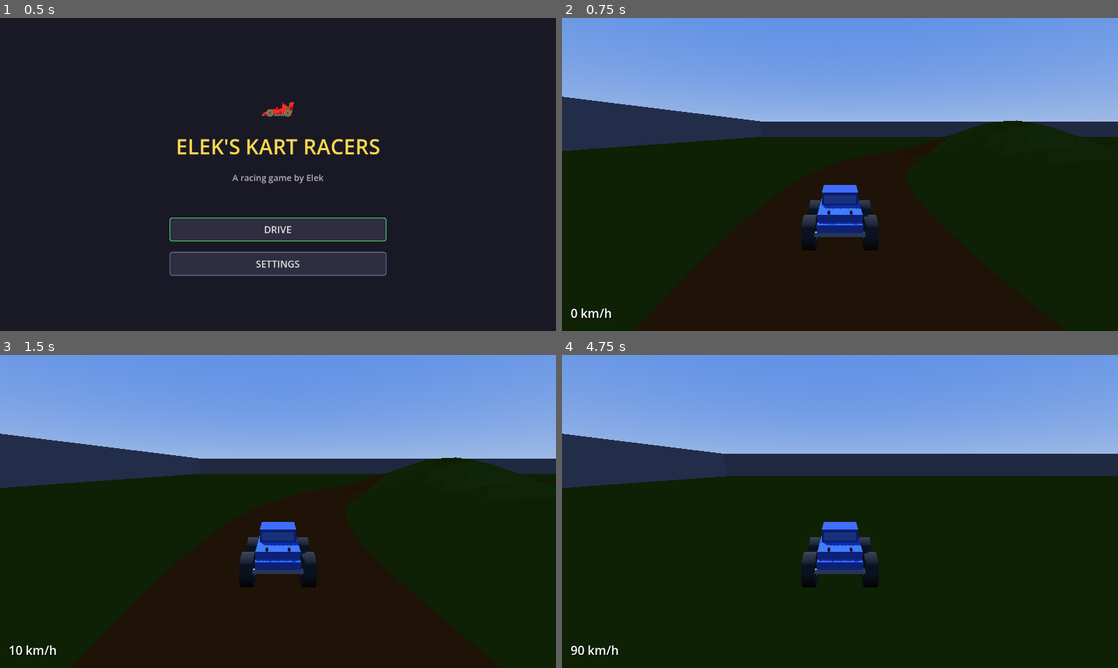
Above: before the commit, frames 1-4 (two rows, left to right).
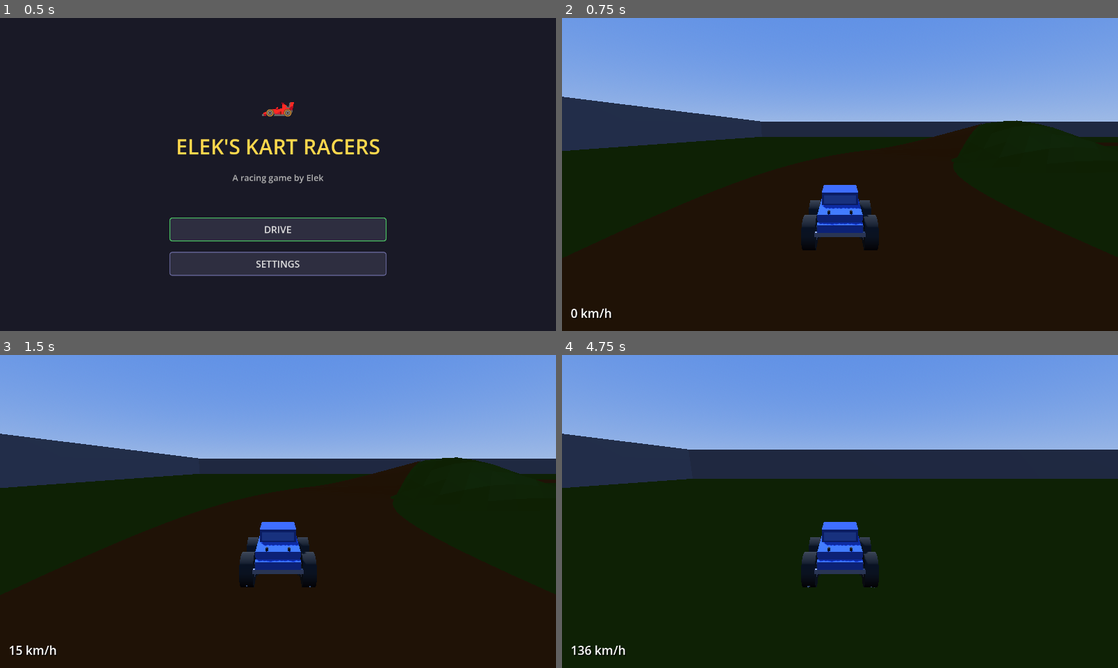
Above: after the commit, the same moments.

Repository: withdoron/Elek-games
Game: Godot game, scene res://node_3d.tscn
Two runs of this game, one before a commit and one after it. Both use one fixed random seed, a clock stepped at 60 frames per second and the inputs below.
Inputs (mouse positions are in pixels of both pictures, inside the frame that each line leads up to):
- Up to frame 1 (0.5 s): no input
- Up to frame 2 (0.75 s): click "DRIVE" at 0.5 s
- Up to frame 3 (1.5 s): tap Enter at 1.25 s; move the mouse to (305, 511) at 1.27 s; hold W (accelerate) from 1.28 s (still down); click (305, 511) at 1.42 s
- Up to frame 4 (4.75 s): keep holding W (accelerate); move the mouse to (812, 511) at 2.02 s; move the mouse to (851, 505) at 2.77 s; move the mouse to (834, 517) at 3.52 s; click (834, 517) at 3.67 s; move the mouse to (878, 514) at 4.27 s

Frame 1 is identical in both runs. In frame 2, less than 0.1% of the frame differs, in the area x 67-76%, y 33-38%; in frame 3, 0.1%; in frame 4, 1.8%, in the area x 1-100%, y 30-96%.

Commit message:
wider road, faster truck, dirt kick-up particles
- Road doubled to 24 units wide, road_lift increased to 0.15
- Speed defaults up 50%: max 38, accel 22, brake 30, reverse 12
- Slider ranges expanded to match new defaults
- CPUParticles3D behind each rear wheel: brown dirt spray
  proportional to speed — more particles and velocity at higher speed
- Particles fade from brown to transparent, affected by gravity

Co-Authored-By: Claude Opus 4.6 (1M context) <noreply@anthropic.com>

Diff:
--- a/kart-racers/scripts/main_setup.gd
+++ b/kart-racers/scripts/main_setup.gd
@@ -19,7 +19,7 @@
 # Oval road parameters
 const OVAL_RX = 120.0  # X radius
 const OVAL_RZ = 80.0   # Z radius
-const ROAD_WIDTH = 12.0
+const ROAD_WIDTH = 24.0
 const ROAD_SEGMENTS = 300
 
 
@@ -121,7 +121,7 @@
 	st.set_material(mat)
 
 	var road_half_w = ROAD_WIDTH / 2.0
-	var road_lift = 0.05
+	var road_lift = 0.15
 
 	for i in range(ROAD_SEGMENTS):
 		var t0 = (float(i) / ROAD_SEGMENTS) * TAU
--- a/kart-racers/scripts/player_kart.gd
+++ b/kart-racers/scripts/player_kart.gd
@@ -14,11 +14,13 @@
 var front_pivots: Array = []  # [FL_pivot, FR_pivot] — rotate Y for steering
 var wheel_meshes: Array = []  # [FL, FR, RL, RR] — rotate X for spin
 var camera: Camera3D
+var dirt_particles: Array = []  # [left_particles, right_particles]
 
 
 func _ready() -> void:
 	_build_truck()
 	_setup_camera()
+	_setup_dirt_particles()
 
 
 func _physics_process(delta: float) -> void:
@@ -162,6 +164,50 @@
 	return h
 
 
+func _setup_dirt_particles() -> void:
+	# CPUParticles3D behind each rear wheel for dirt kick-up
+	var rear_positions = [
+		Vector3(-1.4, 0.3, 1.8),  # behind left rear
+		Vector3(1.4, 0.3, 1.8),   # behind right rear
+	]
+	for pos in rear_positions:
+		var particles = CPUParticles3D.new()
+		particles.name = "DirtParticles"
+		particles.position = pos
+		particles.emitting = false
+		particles.amount = 20
+		particles.lifetime = 0.8
+		particles.speed_scale = 1.5
+		particles.explosiveness = 0.1
+
+		# Direction: spray backward and up
+		particles.direction = Vector3(0, 1, 1)
+		particles.spread = 25.0
+		particles.initial_velocity_min = 2.0
+		particles.initial_velocity_max = 5.0
+		particles.gravity = Vector3(0, -8, 0)
+
+		# Size
+		particles.scale_amount_min = 0.15
+		particles.scale_amount_max = 0.4
+
+		# Color: brown dirt fading out
+		particles.color = Color(0.45, 0.35, 0.2, 0.8)
+		var color_ramp = Gradient.new()
+		color_ramp.set_color(0, Color(0.5, 0.4, 0.25, 0.9))
+		color_ramp.set_color(1, Color(0.4, 0.3, 0.2, 0.0))
+		particles.color_ramp = color_ramp
+
+		# Mesh for each particle — small sphere
+		var particle_mesh = SphereMesh.new()
+		particle_mesh.radius = 0.1
+		particle_mesh.height = 0.2
+		particles.mesh = particle_mesh
+
+		body_mesh.add_child(particles)
+		dirt_particles.append(particles)
+
+
 func _update_visuals(delta: float, steer_input: float) -> void:
 	# --- Front wheel steering ---
 	var visual_steer = -steer_input * 0.5
@@ -174,6 +220,17 @@
 	for i in range(wheel_meshes.size()):
 		if wheel_meshes[i]:
 			wheel_meshes[i].rotate_x(spin_rate)
+
+	# --- Dirt kick-up particles proportional to speed ---
+	var spd_ratio = clamp(abs(speed) / max(Settings.max_speed, 1.0), 0.0, 1.0)
+	for p in dirt_particles:
+		if spd_ratio > 0.1:
+			p.emitting = true
+			p.initial_velocity_min = 2.0 + spd_ratio * 6.0
+			p.initial_velocity_max = 5.0 + spd_ratio * 10.0
+			p.amount = int(10 + spd_ratio * 30)
+		else:
+			p.emitting = false
 
 	# Body tilt is handled by _align_to_terrain
 
--- a/kart-racers/scripts/settings.gd
+++ b/kart-racers/scripts/settings.gd
@@ -1,11 +1,11 @@
 extends Node
 
 # === SPEED ===
-var max_speed: float = 25.0
-var acceleration: float = 15.0
-var brake_force: float = 20.0
-var reverse_speed: float = 8.0
-var coast_decel: float = 5.0
+var max_speed: float = 38.0
+var acceleration: float = 22.0
+var brake_force: float = 30.0
+var reverse_speed: float = 12.0
+var coast_decel: float = 7.0
 
 # === STEERING ===
 var turn_speed: float = 2.5
@@ -28,11 +28,11 @@
 
 # Setting metadata: [default, min, max, step, section]
 const SETTING_META := {
-	"max_speed":        [25.0, 10.0, 50.0, 0.5, "SPEED"],
-	"acceleration":     [15.0, 5.0, 30.0, 0.5, "SPEED"],
-	"brake_force":      [20.0, 10.0, 40.0, 0.5, "SPEED"],
-	"reverse_speed":    [8.0, 3.0, 15.0, 0.5, "SPEED"],
-	"coast_decel":      [5.0, 1.0, 15.0, 0.5, "SPEED"],
+	"max_speed":        [38.0, 10.0, 75.0, 0.5, "SPEED"],
+	"acceleration":     [22.0, 5.0, 45.0, 0.5, "SPEED"],
+	"brake_force":      [30.0, 10.0, 60.0, 0.5, "SPEED"],
+	"reverse_speed":    [12.0, 3.0, 22.0, 0.5, "SPEED"],
+	"coast_decel":      [7.0, 1.0, 20.0, 0.5, "SPEED"],
 	"turn_speed":       [2.5, 1.0, 5.0, 0.1, "STEERING"],
 	"turn_speed_factor":[0.8, 0.3, 1.0, 0.01, "STEERING"],
 	"return_to_center": [5.0, 1.0, 10.0, 0.5, "STEERING"],
